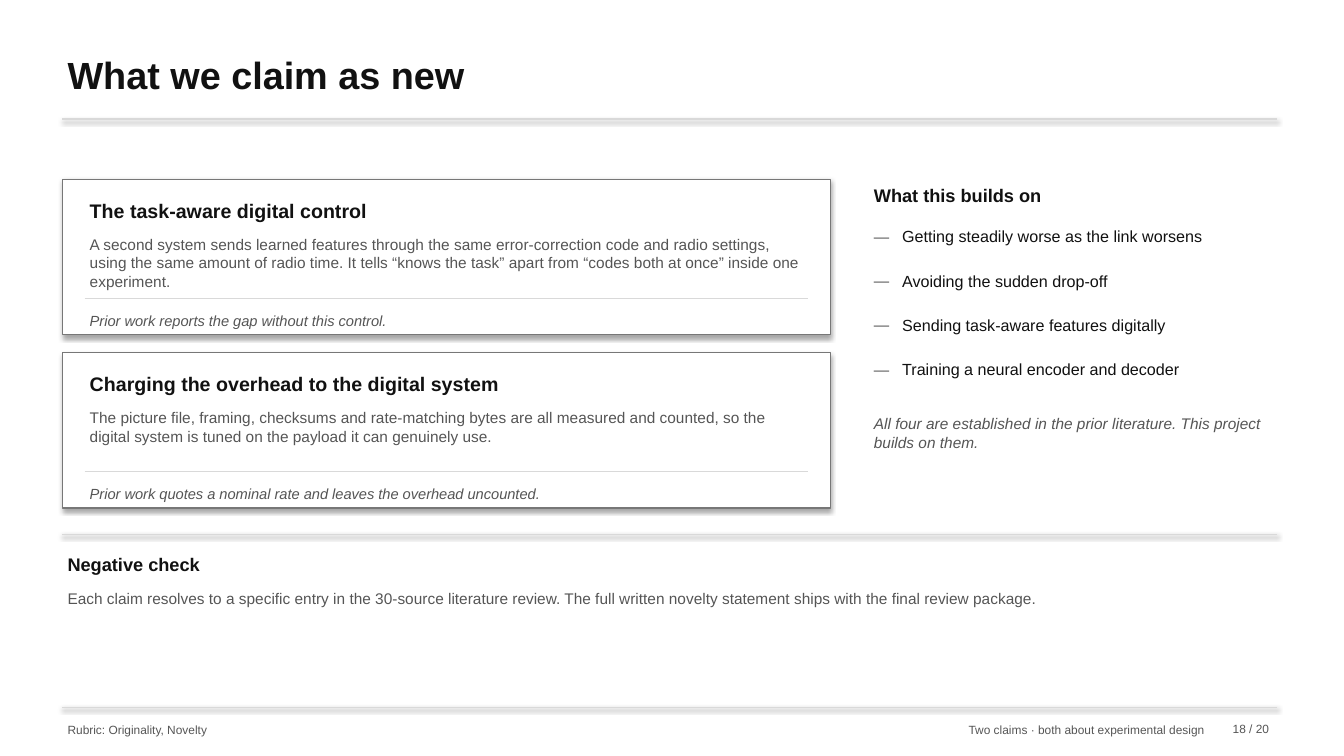
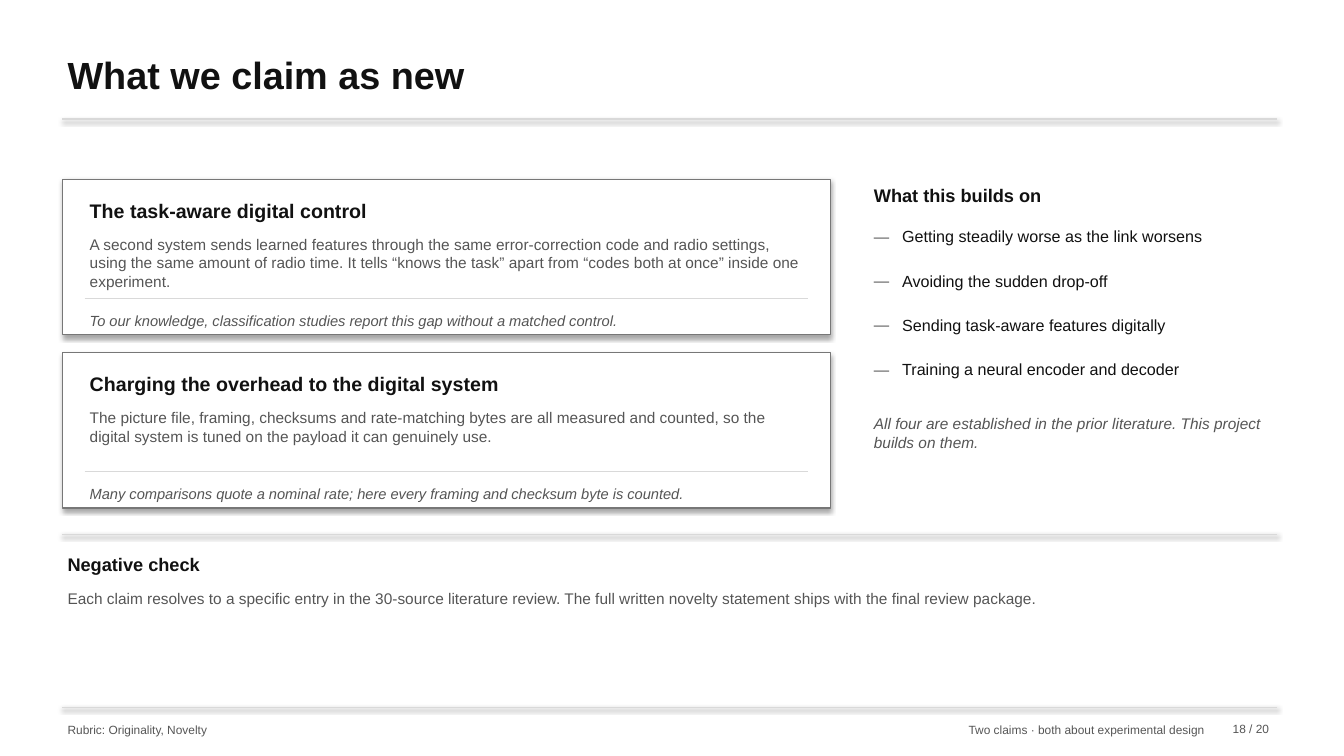
Before and after one commit to nxck2005/capstone, a slide deck: slide 18 of deliverables/review-2/semantic-communication-second-review.pptx. Drawn at 1344x756 pixels with LibreOffice and Linux fonts; fonts in the diff are those of the drawing. Boxes give left, top, right and bottom in pixels: in the first picture for what was removed or moved away, otherwise in the second. Text is boxed around its words. In the diff, an @@ line names an element or a change of style, - is before the commit and + after.

```diff
--- a/deliverables/review-2/semantic-communication-second-review.pptx
+++ b/deliverables/review-2/semantic-communication-second-review.pptx
@@ text at <box>90,315,617,329</box>: text changed @@
-Prior work reports the gap without this control.
+To our knowledge, classification studies report this gap without a matched control.
@@ text at <box>90,488,683,502</box>: text changed @@
-Prior work quotes a nominal rate and leaves the overhead uncounted.
+Many comparisons quote a nominal rate; here every framing and checksum byte is counted.
```
Also in this commit, not shown: 8 other slides changed, 24 other files.
